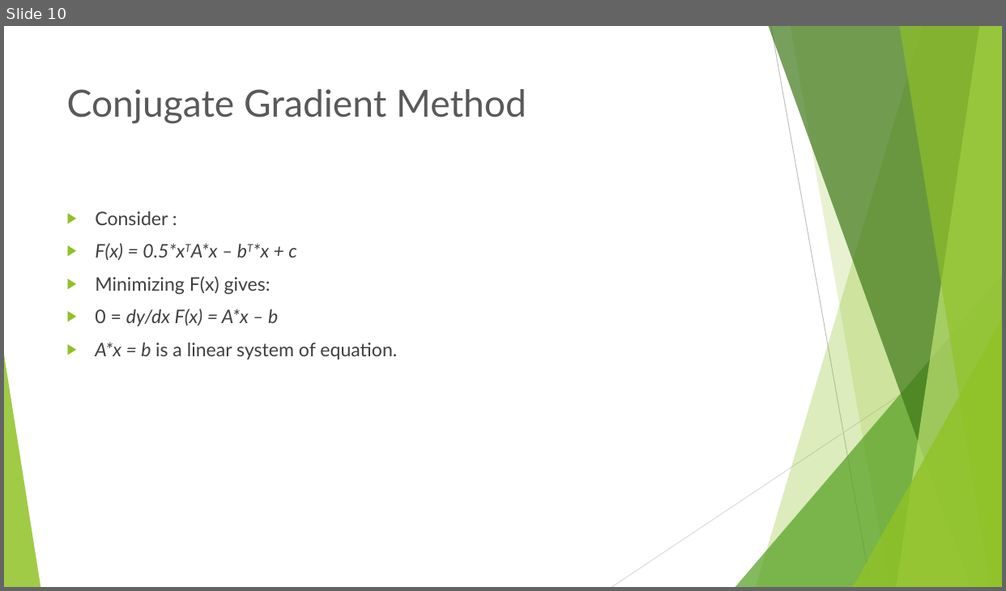
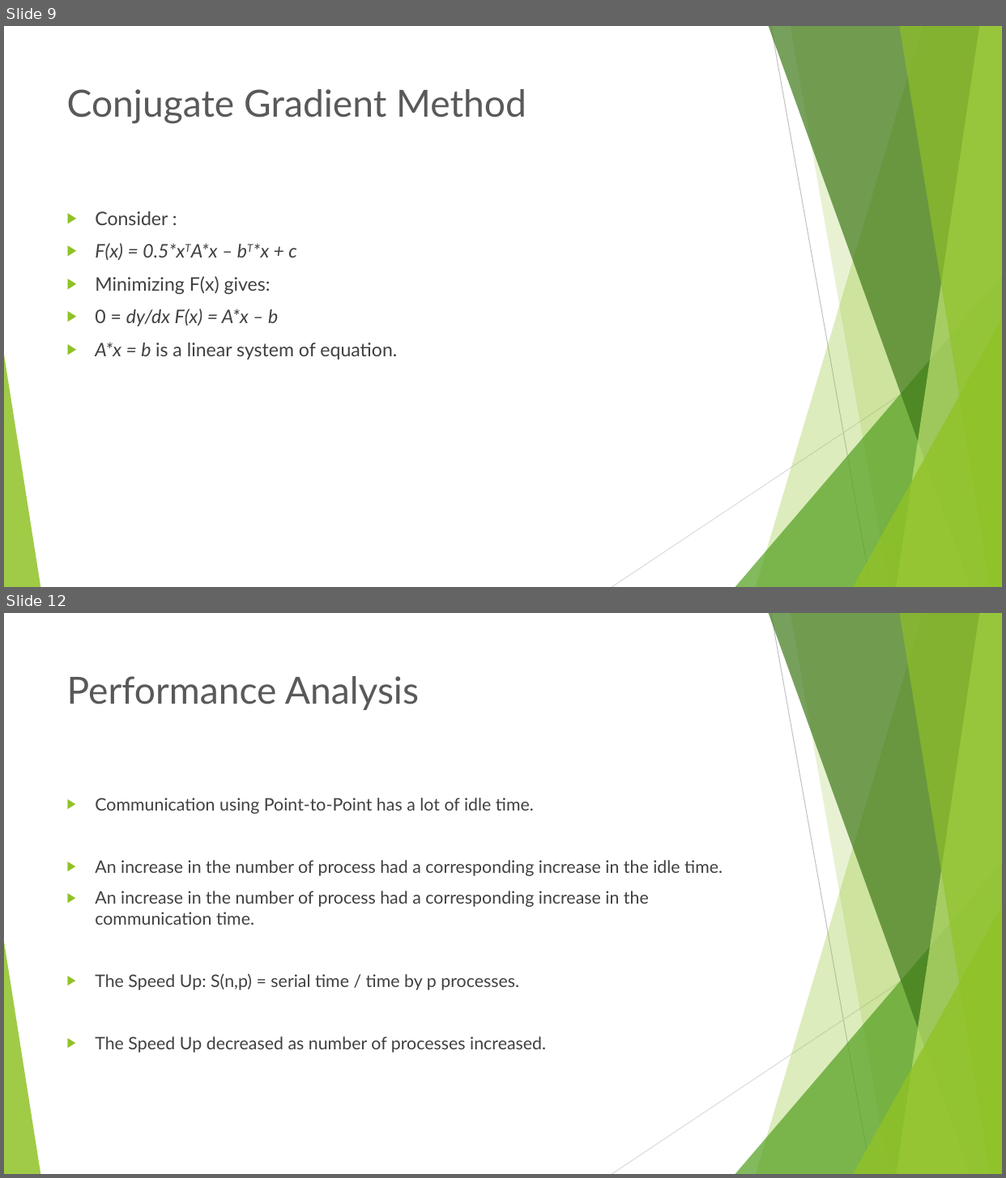
Before and after one commit to mawunyega/conjugate_gradient, a slide deck: presentattion.pptx. Shown one above the other, each under a label of ours: slide 10 before the commit, slides 9 and 12 after it; the slides between them are not shown. The pictures are 1006x591 and 1006x1178 pixels, drawn with LibreOffice and Linux fonts; fonts in the diff are those of the drawing. Boxes give left, top, right and bottom in pixels: in the first picture for what was removed or moved away, otherwise in the second. Text is boxed around its words. In the diff, an @@ line names an element or a change of style, - is before the commit and + after.

```diff
--- a/presentattion.pptx
+++ b/presentattion.pptx
@@ slide 12 added at <box>4,613,1002,1174</box>, background #FFFFFF; not listed: 10 template elements that a slide beside it also shows @@
@@ title added at <box>67,676,419,710</box>, 36 pt, text #595959 @@
+Performance Analysis
@@ text added at <box>95,798,722,1053</box>, 16.6 pt, text #404040 @@
+▶ Communication using Point-to-Point has a lot of idle time.
+▶ An increase in the number of process had a corresponding increase in the idle time.
+▶ An increase in the number of process had a corresponding increase in the communication time.
+▶ The Speed Up: S(n,p) = serial time / time by p processes.
+▶ The Speed Up decreased as number of processes increased.
@@ what was slide 10 is now slide 9 @@
```
Also in this commit, not shown: 1 slide changed, 4 other slides added, 2 slides removed, 4 other files.
